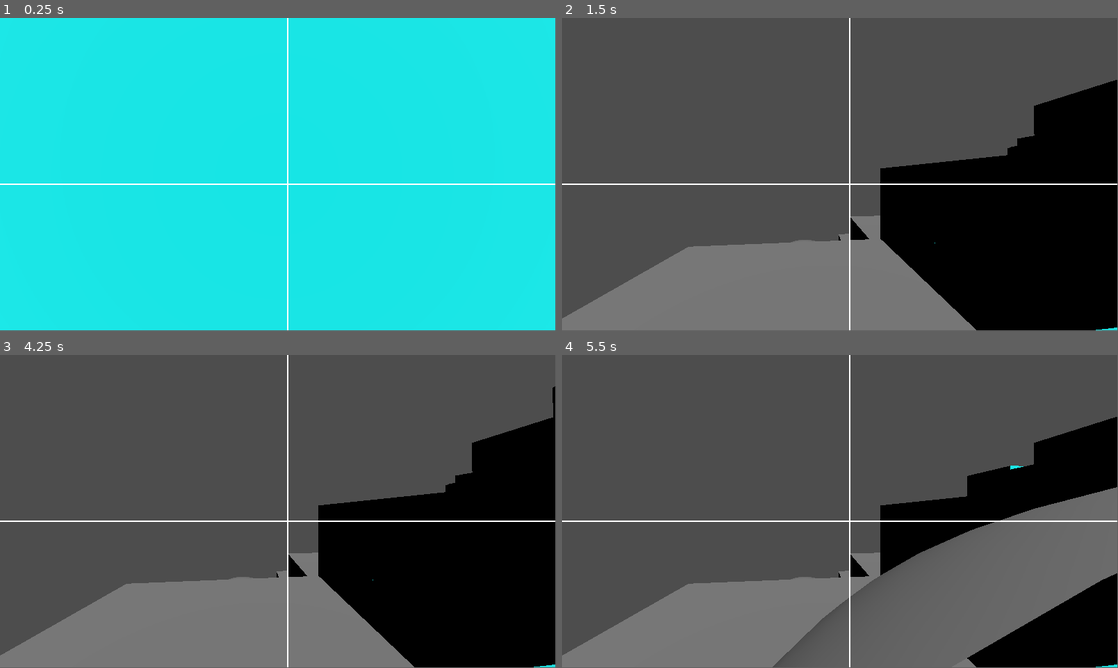
Above: before the commit, frames 1-4 (two rows, left to right).
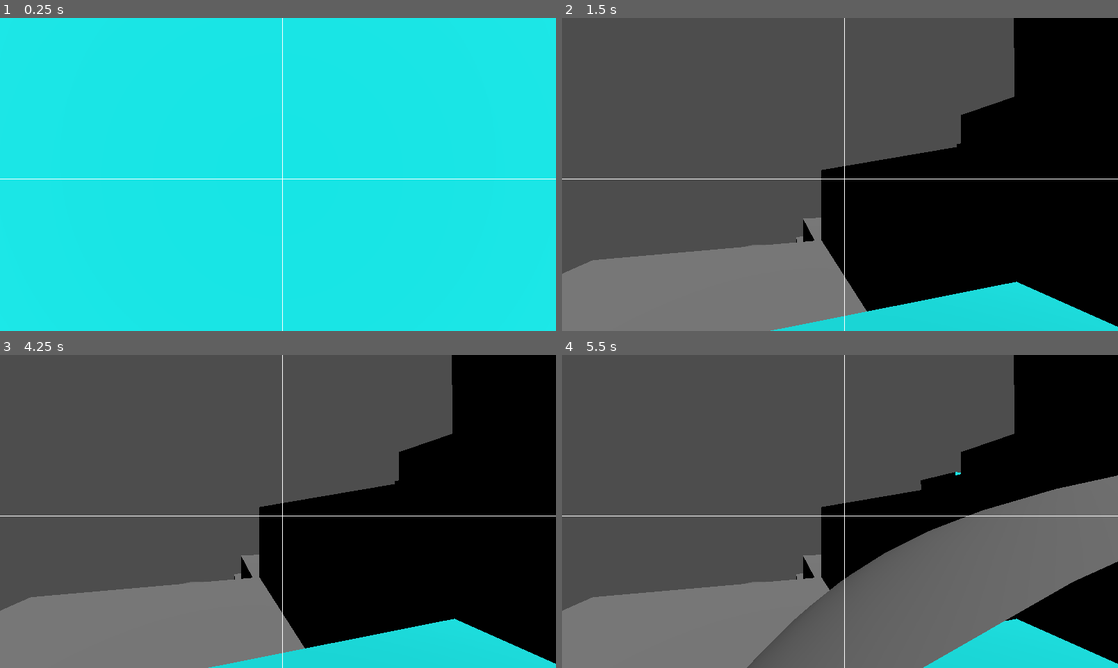
Above: after the commit, the same moments.

Repository: smer44/collonySimOnlyGodot
Game: Godot game, scene res://tests/water_test/water_test_multimesh_scene.tscn
Same seed, same stepped clock (60 frames per second), same inputs: the game is played once before the commit and once after it. This scene is started directly instead of the project's main scene.
Inputs (mouse positions are in pixels of both pictures, inside the frame that each line leads up to):
- Up to frame 1 (0.25 s): no input
- Up to frame 2 (1.5 s): tap Enter (ui_accept) at 0.5, 0.77 s; move the mouse to (867, 171) at 0.52 s; hold Up (ui_up) from 0.53 s (still down); tap Backspace at 0.6 s; click (867, 171) at 0.67 s; move the mouse to (812, 174) at 1.27 s; tap Tab at 1.35 s
- Up to frame 3 (4.25 s): tap Enter (ui_accept) at 1.52, 2, 2.75, 3.5, 3.77 s; move the mouse to (333, 442) at 2.02 s; release Up (ui_up) at 2.03 s; hold Right (ui_right) 2.03-2.75 s; tap R at 2.1 s; drag from (250, 574) to (111, 464) at 2.77 s; move the mouse to (444, 558) at 3.52 s; hold Left (ui_left) from 3.53 s (still down); tap G at 3.6 s
- Up to frame 4 (5.5 s): release Left (ui_left) at 4.25 s; tap Enter (ui_accept) at 4.25 s; drag from (673, 464) to (756, 433) at 4.27 s; move the mouse to (867, 511) at 5.02 s; hold Down (ui_down) from 5.03 s (still down); hold Ctrl from 5.03 s (still down); click (867, 511) at 5.17 s
In our replay, the window is 799x449 before the commit and 800x450 after it. These sizes can differ from the game's own. Grey fills any space a smaller window leaves; there, only what the larger window draws over its background counts as a difference.

The runs differ from the first frame. In frame 1, 1.0% of the frame differs, in the area x 0-100%, y 0-100%; in frame 2, 20%; in frame 3, 20%; in frame 4, 20%.

Commit message:
added vertex shader graph for displaying water

Diff:
--- a/project.godot
+++ b/project.godot
@@ -14,6 +14,12 @@
 run/main_scene="uid://c6x4wst1opirk"
 config/features=PackedStringArray("4.5", "Forward Plus")
 config/icon="res://icon.svg"
+
+[display]
+
+window/size/viewport_width=3440
+window/size/viewport_height=1440
+window/size/mode=3
 
 [input]
 
--- /dev/null
+++ b/tests/water_test/water_test_shader_grid.tscn
@@ -0,0 +1,11 @@
+[gd_scene load_steps=3 format=3 uid="uid://dhnnynpi4urkm"]
+
+[ext_resource type="Script" uid="uid://cysib3001yww2" path="res://water_sim/vertex_shader_grid_displayer.gd" id="1_o8lex"]
+[ext_resource type="PackedScene" uid="uid://chxovomx6cl0q" path="res://usual_camera_setup.tscn" id="2_w4icq"]
+
+[node name="Node3D" type="Node3D"]
+
+[node name="Node3D" type="Node3D" parent="."]
+script = ExtResource("1_o8lex")
+
+[node name="UsualCameraSetup" parent="." instance=ExtResource("2_w4icq")]
--- /dev/null
+++ b/utils_grid/array_mesh_builder.gd
@@ -0,0 +1,62 @@
+extends RefCounted
+class_name ArrayMeshBuilder
+
+
+
+static func _build_grid_plane(w: int, h: int, w_step : float, h_step : float) -> Array:
+	var arrays := []
+	arrays.resize(Mesh.ARRAY_MAX)
+
+	var vertices_and_uv :=_build_grid_plane_vertices_and_uv(w,h,w_step,h_step)
+	var indices := _build_grid_plane_indexes(w,h,w_step,h_step)
+	arrays[Mesh.ARRAY_VERTEX] = vertices_and_uv[0]
+	arrays[Mesh.ARRAY_TEX_UV] = vertices_and_uv[1]
+	arrays[Mesh.ARRAY_INDEX] = indices
+	return arrays
+
+static func _build_grid_plane_vertices_and_uv(w: int, h: int, w_step : float, h_step : float) -> Array:
+
+	var vertices := PackedVector3Array()
+	var uvs := PackedVector2Array()
+
+	vertices.resize(w * h)
+	uvs.resize(w * h)
+
+	var i := 0
+	for gy in range(h):
+		var z := float(gy) * h_step
+		for gx in range(w):
+			var x := float(gx) * w_step
+			vertices[i] = Vector3(x, 0.0, z)
+			# UVs sample at cell *centers*
+			#if you want layout the same uv for any cell do not delete on w, h:
+			var u := (float(gx) + 0.5) / float(w)
+			var v := (float(gy) + 0.5) / float(h)
+			uvs[i] = Vector2(u, v)
+			i += 1
+
+	return [vertices, uvs]
+	#grid_mesh.add_surface_from_arrays(Mesh.PRIMITIVE_TRIANGLES, arrays)
+	#print("Build grid mesh done : vertices :" , arrays[Mesh.ARRAY_VERTEX] )
+	#print("Indexes:" , arrays[Mesh.ARRAY_INDEX] )
+
+
+static func _build_grid_plane_indexes(w: int, h: int, w_step : float, h_step : float) -> PackedInt32Array:
+	var indices := PackedInt32Array()
+	# Build triangle indices over the (w x h) vertex grid
+	for gy in range(h - 1):
+		for gx in range(w - 1):
+			var a := gy * w + gx
+			var b := a + 1
+			var c := a + w
+			var d := c + 1
+			# Two triangles per quad: a,c,b and b,c,d
+			indices.push_back(a)
+			indices.push_back(b)
+			indices.push_back(c)
+
+
+			indices.push_back(b)
+			indices.push_back(d)
+			indices.push_back(c)
+	return indices
--- /dev/null
+++ b/water_sim/vertex_shader_grid_displayer.gd
@@ -0,0 +1,185 @@
+extends Node3D
+class_name MyShaderGridDisplayer
+
+
+@export var cell_step: float = 1.0
+@export var height_scale: float = 2.0
+@export var start_size_x: int = 40
+@export var start_size_y: int = 40
+@export var auto_run: bool = true
+
+@export var z_bias_water: float = -0.01 # tweak if you see z-fighting
+
+var sim: WaterSimTopDownOnSurace
+var grid_mesh: ArrayMesh
+var ground_instance: MeshInstance3D
+var water_instance: MeshInstance3D
+
+
+var ground_mat: ShaderMaterial
+var water_mat: ShaderMaterial
+
+var surface_image: Image
+var mass_image: Image
+var surface_tex: ImageTexture
+var mass_tex: ImageTexture
+@export var use_shaders := true
+
+func _ready() -> void:
+	# Initialize simulation
+	sim = WaterSimTopDownOnSurace.new(start_size_x, start_size_y)
+	# Build a single shared grid mesh with one vertex per *cell center*
+	#todo - extract to grid utils
+	var arrays := ArrayMeshBuilder._build_grid_plane(sim.grid_width,sim.grid_height,cell_step,cell_step)
+	grid_mesh = ArrayMesh.new()
+	grid_mesh.add_surface_from_arrays(Mesh.PRIMITIVE_TRIANGLES, arrays)
+	if use_shaders:
+		_build_instances_and_shader_materials()
+	else:
+		_build_instances_and_standart_materials()
+
+
+
+func _build_instances_and_shader_materials() -> void:
+	ground_instance = MeshInstance3D.new()
+	ground_instance.mesh = grid_mesh
+	add_child(ground_instance)
+	ground_mat = ShaderMaterial.new()
+	ground_mat.shader = _make_ground_shader()
+	ground_instance.set_surface_override_material(0, ground_mat)
+	water_instance = MeshInstance3D.new()
+	water_instance.mesh = grid_mesh
+	add_child(water_instance)
+
+
+	water_mat = ShaderMaterial.new()
+	water_mat.shader = _make_water_shader()
+	water_instance.set_surface_override_material(0, water_mat)
+
+func _build_instances_and_standart_materials() -> void:
+	# Ground
+	ground_instance = MeshInstance3D.new()
+	ground_instance.mesh = grid_mesh
+	add_child(ground_instance)
+
+	var ground_mat := StandardMaterial3D.new()
+	ground_mat.shading_mode = BaseMaterial3D.SHADING_MODE_UNSHADED
+	ground_mat.albedo_color = Color(0.6, 0.6, 0.6)
+	ground_instance.set_surface_override_material(0, ground_mat)
+
+	# Water (second plane)
+	water_instance = MeshInstance3D.new()
+	water_instance.mesh = grid_mesh
+	add_child(water_instance)
+	water_instance.transform.origin.y = 0.001  # tiny offset to avoid z-fighting
+
+	var water_mat := StandardMaterial3D.new()
+	water_mat.shading_mode = BaseMaterial3D.SHADING_MODE_UNSHADED
+	water_mat.albedo_color = Color(0.2, 0.4, 0.8, 0.6)  # semi-transparent
+	water_mat.transparency = BaseMaterial3D.TRANSPARENCY_ALPHA
+	water_instance.set_surface_override_material(0, water_mat)
+
+
+func _physics_process(_delta: float) -> void:
+	if auto_run:
+		sim.simulation_step()
+	# Update texture data from the CPU arrays to the GPU textures each tick
+	_update_textures()
+	_update_material_params(ground_mat,water_mat,surface_tex,mass_tex)
+
+func _update_material_params(ground_mat : ShaderMaterial, water_mat : ShaderMaterial , surface_tex: ImageTexture, mass_tex : ImageTexture) -> void:
+	if ground_mat:
+		ground_mat.set_shader_parameter("surface_tex", surface_tex)
+		ground_mat.set_shader_parameter("height_scale", height_scale)
+		#ground_mat.set_shader_parameter("bias", z_bias_ground)
+	if water_mat:
+		water_mat.set_shader_parameter("surface_tex", surface_tex)
+		water_mat.set_shader_parameter("mass_tex", mass_tex)
+		water_mat.set_shader_parameter("height_scale", height_scale)
+		water_mat.set_shader_parameter("bias", z_bias_water)
+
+
+
+
+
+
+func _make_ground_shader() -> Shader:
+	var s := Shader.new()
+	s.code = """
+shader_type spatial;
+render_mode cull_back, depth_prepass_alpha;
+uniform sampler2D surface_tex;
+uniform float height_scale = 1.0;
+
+void vertex() {
+	float s = texture(surface_tex, UV).r;
+	VERTEX.y = s * height_scale;
+}
+"""
+	return s
+
+func _make_water_shader() -> Shader:
+	var s := Shader.new()
+	s.code = """
+shader_type spatial;
+render_mode cull_back, blend_mix, depth_prepass_alpha;
+
+uniform sampler2D surface_tex;
+uniform sampler2D mass_tex;
+uniform float height_scale = 1.0;
+uniform float bias = 0.0;
+
+void vertex() {
+float m = texture(mass_tex, UV).r;
+float s = texture(surface_tex, UV).r;
+VERTEX.y = (m + s) * height_scale + bias;
+}
+void fragment() {
+// simple translucent blue water; can be replaced with PBR if desired
+ALBEDO = vec3(0.2, 0.4, 0.8);
+ALPHA = 0.6;
+}
+"""
+	return s
+
+func _ensure_images_and_textures(surface_image :Image, surface_tex :ImageTexture,mass_image: Image,  mass_tex : ImageTexture ) -> void:
+# Create images/textures on first use or when the grid size changes
+	if surface_image == null or surface_image.get_width() != sim.grid_width or surface_image.get_height() != sim.grid_height:
+		surface_image = Image.create(sim.grid_width, sim.grid_height, false, Image.FORMAT_RF)
+		surface_tex = ImageTexture.create_from_image(surface_image)
+	if mass_image == null or mass_image.get_width() != sim.grid_width or mass_image.get_height() != sim.grid_height:
+		mass_image = Image.create(sim.grid_width, sim.grid_height, false, Image.FORMAT_RF)
+		mass_tex = ImageTexture.create_from_image(mass_image)
+
+static func _ensure_texture_from_image(surface_image :Image, surface_tex :ImageTexture, w : int , h : int )-> Array:
+	if surface_image == null or surface_image.get_width() != w or surface_image.get_height() != h:
+		surface_image = Image.create(w, h, false, Image.FORMAT_RF)
+		surface_tex = ImageTexture.create_from_image(surface_image)
+	return [surface_image, surface_tex]
+
+
+
+func _update_textures( ) -> void:
+	var image_and_tex := _ensure_texture_from_image(surface_image,surface_tex,sim.grid_width, sim.grid_height )
+	surface_image = image_and_tex[0]
+	surface_tex = image_and_tex [1]
+	image_and_tex = _ensure_texture_from_image(mass_image,mass_tex,sim.grid_width, sim.grid_height )
+	mass_image = image_and_tex[0]
+	mass_tex = image_and_tex [1]
+
+
+	# Write floats into the R channel of both images
+	#surface_image.lock()
+	#mass_image.lock()
+	var i := 0
+	for gy in range(sim.grid_height):
+		for gx in range(sim.grid_width):
+			surface_image.set_pixel(gx, gy, Color(sim.surface[i], 0, 0, 1))
+			mass_image.set_pixel(gx, gy, Color(sim.mass[i], 0, 0, 1))
+			i += 1
+	#surface_image.unlock()
+	#mass_image.unlock()
+
+	# Push to GPU
+	surface_tex.update(surface_image)
+	mass_tex.update(mass_image)
--- a/water_sim/water_sim_top_down_on_surface.gd
+++ b/water_sim/water_sim_top_down_on_surface.gd
@@ -57,4 +57,4 @@
 	temp_mass = tmp
 	WaterSimCalc.update_speed_for_surface(mass,surface, speeds_x,speeds_y,grid_width,grid_height,dt_speed)
 	var total_mass = GridVectorMath.sum_of_all(mass)
-	print("total_mass:" , total_mass)
+	#print("total_mass:" , total_mass)
Not shown, added: utils_grid/array_mesh_builder.gd.uid
Not shown, added: water_sim/vertex_shader_grid_displayer.gd.uid
